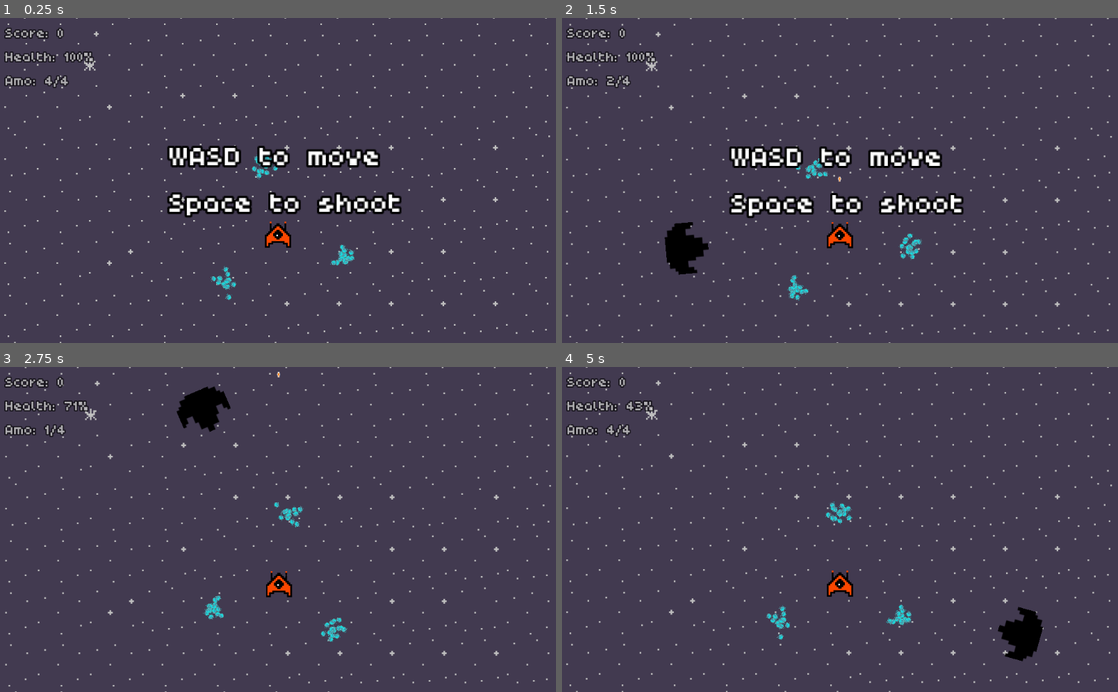
Above: before the commit, frames 1-4 (two rows, left to right).
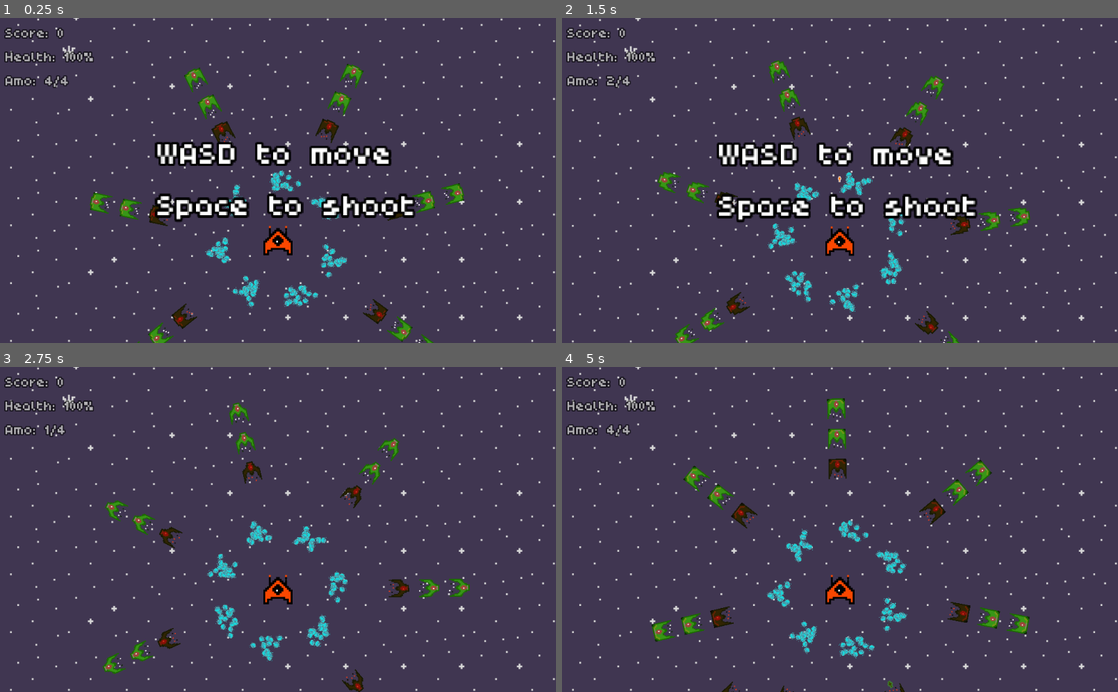
Above: after the commit, the same moments.

Repository: jlunesc/invaders
Game: Godot game, scene res://Scenes/Main.tscn
Two runs of this game, one before a commit and one after it. Both use one fixed random seed, a clock stepped at 60 frames per second and the inputs below. The engine's default icon, where the game draws it, is replaced by a stand-in: a white triangle on a blue panel in a dark square.
Inputs:
- Up to frame 1 (0.25 s): no input
- Up to frame 2 (1.5 s): hold W (block_turn_right) 0.53-1.28 s; hold Space (shoot) 0.53-1.28 s; hold S (block_turn_left) from 1.28 s (still down); tap Space (shoot) at 1.35 s
- Up to frame 3 (2.75 s): release S (block_turn_left) at 2.03 s; hold W (block_turn_right) from 2.03 s (still down); hold Space (shoot) from 2.03 s (still down)
- Up to frame 4 (5 s): release Space (shoot) at 2.78 s; tap Space (shoot) at 2.85, 4.35 s; release W (block_turn_right) at 3.53 s; hold Space (shoot) 3.53-4.28 s; hold S (block_turn_left) from 3.53 s (still down)

The runs differ from the first frame. In frame 1, 10% of the frame differs, in the area x 0-100%, y 0-100%; in frame 2, 11%; in frame 3, 7.2%; in frame 4, 7.5%.

Commit message:
Add animation for final boss

Diff:
--- a/Scenes/FinalBoss.tscn
+++ b/Scenes/FinalBoss.tscn
@@ -1,11 +1,25 @@
-[gd_scene load_steps=5 format=2]
+[gd_scene load_steps=12 format=2]
 
 [ext_resource path="res://Sprites/srpite_big_boss1.png" type="Texture" id=1]
 [ext_resource path="res://Scripts/FinalBoss.gd" type="Script" id=2]
 [ext_resource path="res://Scenes/BulletInvader.tscn" type="PackedScene" id=3]
+[ext_resource path="res://Sprites/final_boss_animation/sprite_5.png" type="Texture" id=4]
+[ext_resource path="res://Sprites/final_boss_animation/sprite_2.png" type="Texture" id=5]
+[ext_resource path="res://Sprites/final_boss_animation/sprite_0.png" type="Texture" id=6]
+[ext_resource path="res://Sprites/final_boss_animation/sprite_3.png" type="Texture" id=7]
+[ext_resource path="res://Sprites/final_boss_animation/sprite_1.png" type="Texture" id=8]
+[ext_resource path="res://Sprites/final_boss_animation/sprite_4.png" type="Texture" id=9]
 
-[sub_resource type="RectangleShape2D" id=1]
-extents = Vector2( 20, 15 )
+[sub_resource type="CircleShape2D" id=1]
+radius = 40.9703
+
+[sub_resource type="SpriteFrames" id=2]
+animations = [ {
+"frames": [ ExtResource( 6 ), ExtResource( 8 ), ExtResource( 5 ), ExtResource( 7 ), ExtResource( 9 ), ExtResource( 4 ), ExtResource( 9 ), ExtResource( 7 ), ExtResource( 5 ), ExtResource( 8 ) ],
+"loop": true,
+"name": "idle",
+"speed": 10.0
+} ]
 
 [node name="BigBoss1" type="Node2D"]
 script = ExtResource( 2 )
@@ -14,20 +28,31 @@
 [node name="Area2D" type="Area2D" parent="."]
 
 [node name="CollisionShape2D" type="CollisionShape2D" parent="Area2D"]
+position = Vector2( 0, 0.374573 )
 shape = SubResource( 1 )
 
 [node name="Sprite" type="Sprite" parent="Area2D/CollisionShape2D"]
+visible = false
 modulate = Color( 0, 0, 0, 1 )
-position = Vector2( -0.593337, 24.5748 )
+position = Vector2( 0.155777, 0.601871 )
 scale = Vector2( 1.9659, 1.63182 )
 texture = ExtResource( 1 )
 
 [node name="RayCast2D" type="RayCast2D" parent="Area2D/CollisionShape2D"]
-position = Vector2( 0, -16 )
+position = Vector2( -0.420441, -43.3291 )
 rotation = 3.14159
 enabled = true
 cast_to = Vector2( 0, 200 )
 collide_with_areas = true
 
 [node name="Position2D" type="Position2D" parent="Area2D/CollisionShape2D"]
-position = Vector2( 0, -20 )
+position = Vector2( 0, -47.7496 )
+
+[node name="AnimatedSprite" type="AnimatedSprite" parent="Area2D/CollisionShape2D"]
+modulate = Color( 0.419608, 0.423529, 0.643137, 1 )
+position = Vector2( 0.499999, -0.5 )
+scale = Vector2( 1.64583, 1.4375 )
+frames = SubResource( 2 )
+animation = "idle"
+frame = 6
+playing = true
--- a/Scenes/Main.tscn
+++ b/Scenes/Main.tscn
@@ -227,7 +227,7 @@
 frames = SubResource( 1 )
 
 [node name="TileMap" type="TileMap" parent="."]
-modulate = Color( 1, 1, 1, 0.643137 )
+modulate = Color( 1, 1, 1, 0.784314 )
 tile_set = SubResource( 2 )
 cell_size = Vector2( 96, 96 )
 format = 1
--- a/Scripts/Main.gd
+++ b/Scripts/Main.gd
@@ -28,7 +28,6 @@
 func _ready():
 	var _signal_connected = get_node("Player").connect("player_is_dead", self, "GameOver")
 
-	$Instructions.visible = true
 	$GameOver.visible = false
 	time_start = OS.get_unix_time()
 	_reference_time = time_start
@@ -44,9 +43,10 @@
 	_timer_ditch.start(5)
 	_timer_ditch.autostart = true
 
-	# _add_invaders(d, number_invaders, number_rows) 	# placement of the invaders
+	_add_invaders(d, number_invaders, number_rows) 	# placement of the invaders
 	_add_blokcs(d1, number_invaders)
 
+	$Instructions.visible = true
 	yield(get_tree().create_timer(2.5), "timeout")
 	$Instructions.visible = false
 
@@ -158,6 +158,8 @@
 		final_boss.connect("final_boss_dead", self, '_you_win')
 		final_boss.position = get_node("Player").position
 
+		$Player.turning += 1
+
 func _apply_bonification():
 	if score > _bonification:
 		get_node('Player').amo_max += 2
@@ -184,4 +186,4 @@
 	if get_tree().get_nodes_in_group("big_bosses").size() + get_tree().get_nodes_in_group("final_boss").size()> 0:
 		$Player/Camera2D.zoom = Vector2(1.0,1.0)
 	else:
-		$Player/Camera2D.zoom = Vector2(0.85,0.85)
+		$Player/Camera2D.zoom = Vector2(0.9,0.9)
Binary file added: Sprites/final_boss_animation/sprite_0.png
Not shown, added: Sprites/final_boss_animation/sprite_0.png.import
Binary file added: Sprites/final_boss_animation/sprite_1.png
Not shown, added: Sprites/final_boss_animation/sprite_1.png.import
Binary file added: Sprites/final_boss_animation/sprite_2.png
Not shown, added: Sprites/final_boss_animation/sprite_2.png.import
Binary file added: Sprites/final_boss_animation/sprite_3.png
Not shown, added: Sprites/final_boss_animation/sprite_3.png.import
Binary file added: Sprites/final_boss_animation/sprite_4.png
Not shown, added: Sprites/final_boss_animation/sprite_4.png.import
Binary file added: Sprites/final_boss_animation/sprite_5.png
Not shown, added: Sprites/final_boss_animation/sprite_5.png.import
